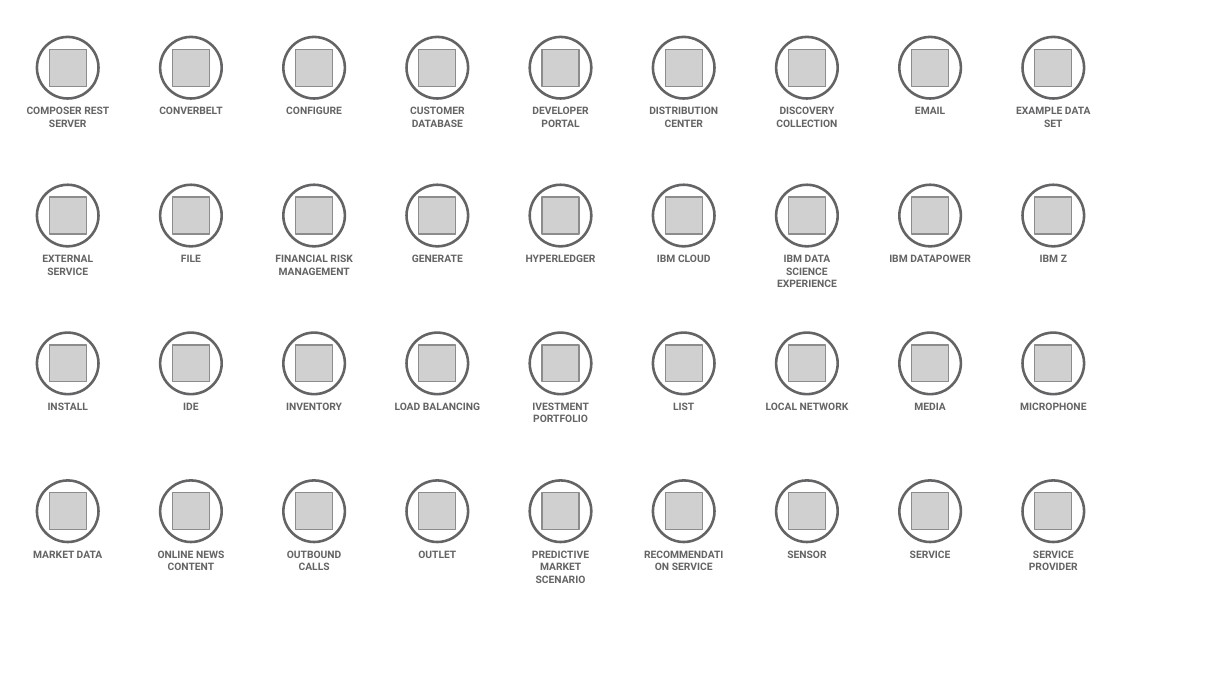
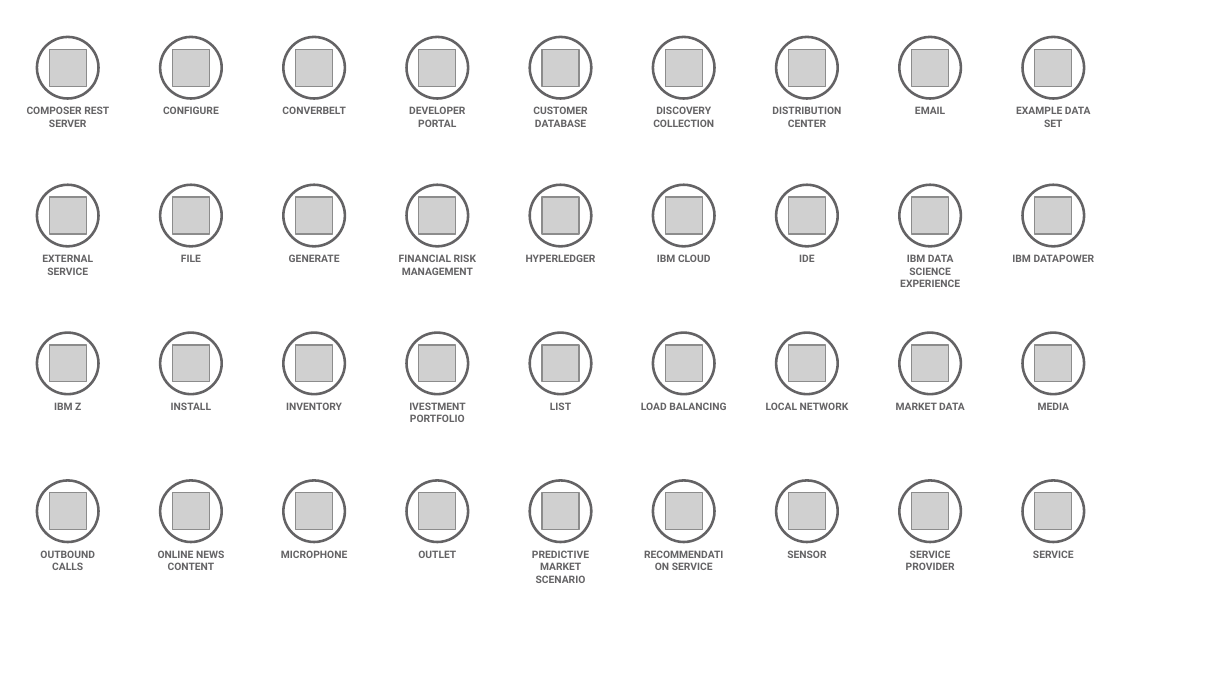
Before and after one commit to l2fprod/myarchitecture, a slide deck: slide 11 of mycatalog-architecture-diagram-template.pptx. Drawn at 1232x693 pixels with LibreOffice and Linux fonts; fonts in the diff are those of the drawing; grey boxes stand for pictures. Boxes give left, top, right and bottom in pixels: in the first picture for what was removed or moved away, otherwise in the second. Text is boxed around its words. In the diff, an @@ line names an element or a change of style, - is before the commit and + after.

```diff
--- a/mycatalog-architecture-diagram-template.pptx
+++ b/mycatalog-architecture-diagram-template.pptx
@@ 6 texts moved together from (x1=286, y1=106, x2=837, y2=422) to (x1=163, y1=106, x2=714, y2=422) @@
@@ text "IDE" moved from (x1=183, y1=403, x2=198, y2=410) to (x1=799, y1=255, x2=814, y2=262) @@
@@ text removed at (x1=889, y1=254, x2=971, y2=262) @@
-IBM DATAPOWER
@@ text at (x1=1012, y1=254, x2=1095, y2=262): text changed @@
-IBM Z
+IBM DATAPOWER
@@ text added at (x1=54, y1=402, x2=81, y2=410), 6 pt, text #646365, bold @@
+IBM Z
@@ 7 texts moved together from (x1=48, y1=106, x2=945, y2=410) to (x1=171, y1=106, x2=1069, y2=410) @@
@@ text "LOAD BALANCING" moved from (x1=395, y1=402, x2=480, y2=410) to (x1=641, y1=402, x2=726, y2=410) @@
@@ text added at (x1=896, y1=402, x2=965, y2=410), 6 pt, text #646365, bold @@
+MARKET DATA
@@ text removed at (x1=1020, y1=402, x2=1086, y2=410) @@
-MICROPHONE
@@ text at (x1=40, y1=550, x2=95, y2=570): text changed @@
-MARKET DATA
+OUTBOUND CALLS
@@ text at (x1=281, y1=550, x2=347, y2=558): text changed @@
-OUTBOUND CALLS
+MICROPHONE
@@ text at (x1=906, y1=550, x2=955, y2=570): text changed @@
-SERVICE
+SERVICE PROVIDER
@@ text at (x1=1033, y1=550, x2=1074, y2=558): text changed @@
-SERVICE PROVIDER
+SERVICE
```
Also in this commit, not shown: 13 other slides changed.
